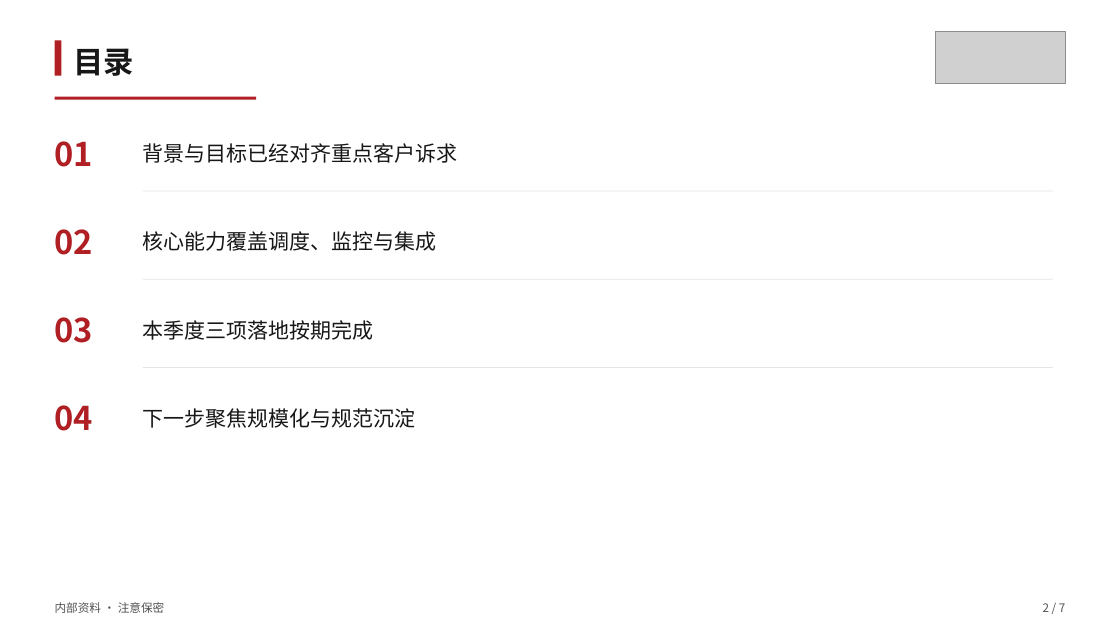
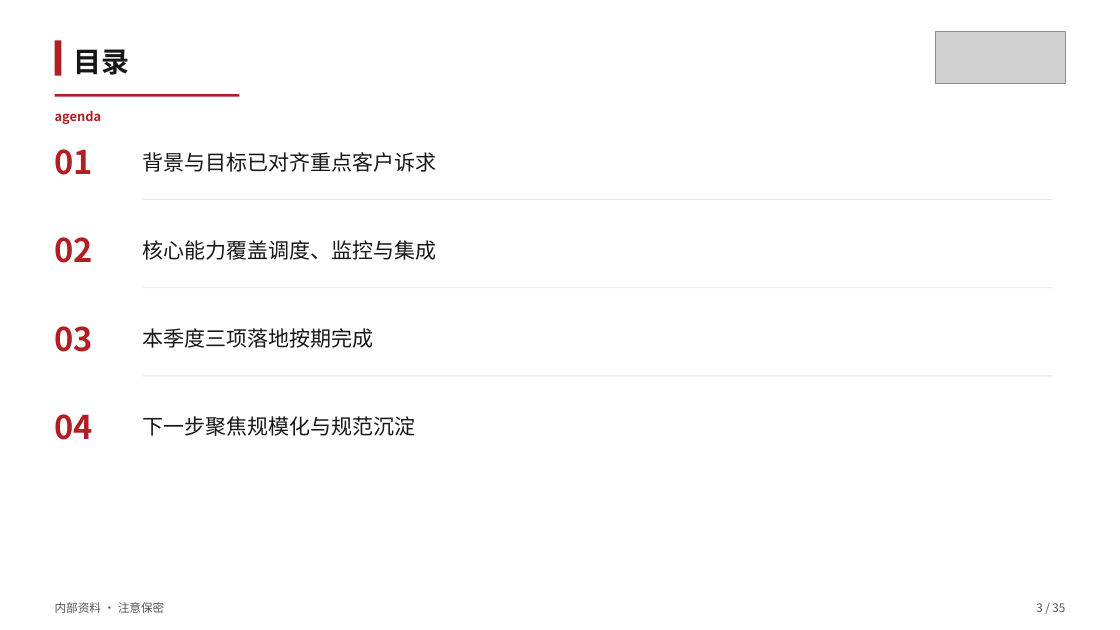
Before and after one commit to tao66175545-boop/sugon-cloud-skillui, a slide deck: slide 3 of skills/sugon-ppt-template/examples/sample-deck.pptx (slide 2 before the commit). Drawn at 1120x630 pixels with LibreOffice and Linux fonts; fonts in the diff are those of the drawing; grey boxes stand for pictures. Boxes give left, top, right and bottom in pixels: in the first picture for what was removed or moved away, otherwise in the second. Text is boxed around its words. In the diff, an @@ line names an element or a change of style, - is before the commit and + after.

```diff
--- a/skills/sugon-ppt-template/examples/sample-deck.pptx
+++ b/skills/sugon-ppt-template/examples/sample-deck.pptx
@@ text "目录" at [73, 49, 129, 75]: size 26 to 24 pt @@
@@ rectangle: place and size @@
-rectangle at [55, 97, 256, 100]
+rectangle at [55, 94, 239, 97]
@@ text added at [55, 110, 102, 124], 11 pt, text #AF1F24, bold @@
+agenda
@@ text at [143, 152, 437, 172]: text changed @@
-背景与目标已经对齐重点客户诉求
+背景与目标已对齐重点客户诉求
@@ 7 texts, 3 rectangles: place and size @@
-7 texts, 3 rectangles at [55, 141, 1053, 431]
+7 texts, 3 rectangles at [55, 149, 1053, 440]
@@ text at [1036, 603, 1065, 612]: text changed @@
-2 / 7
+3 / 35
```
Also in this commit, not shown: 6 other slides changed, 28 slides added, 12 other files.
